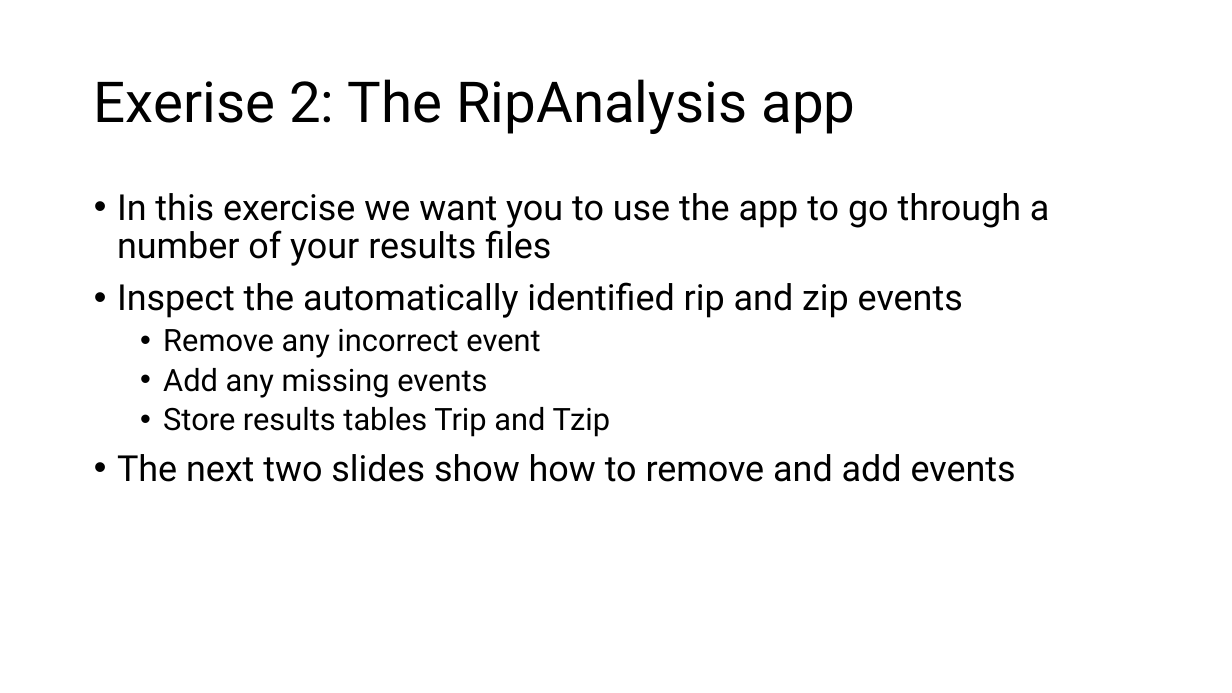
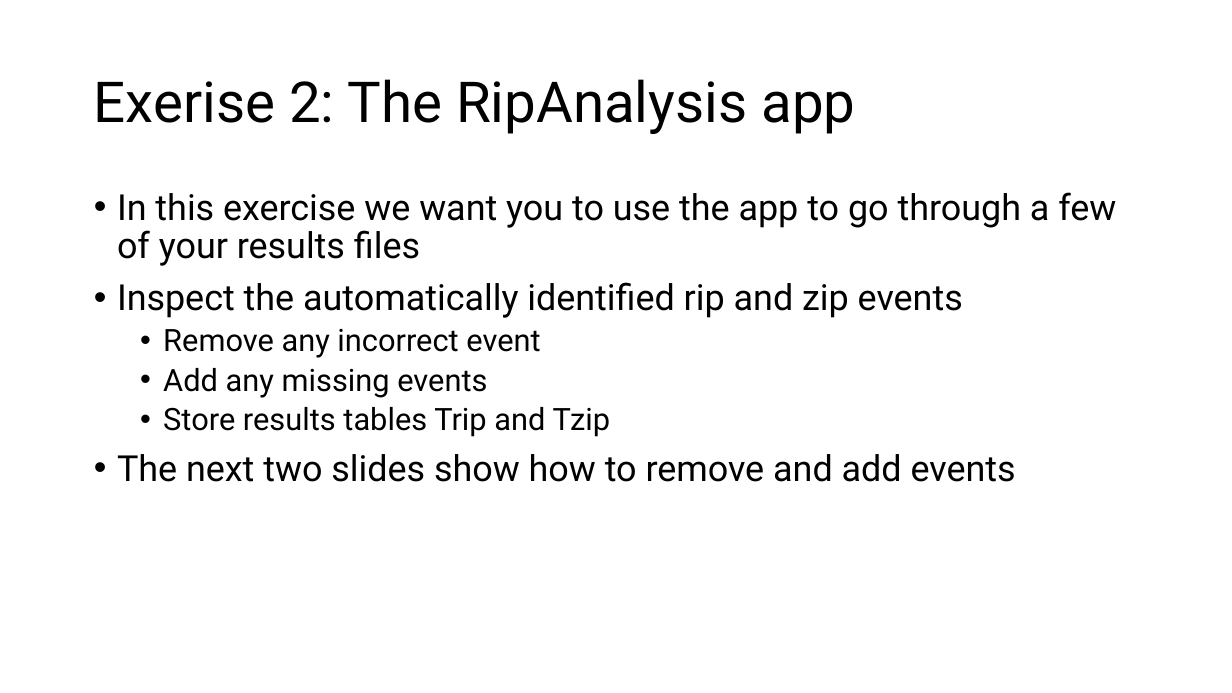
Before and after one commit to are-mj/OpticalTweezers, a slide deck: slide 12 of Summer school 2024/Exercises.pptx (slide 14 before the commit). Drawn at 1232x693 pixels with LibreOffice and Linux fonts; fonts in the diff are those of the drawing. Boxes give left, top, right and bottom in pixels: in the first picture for what was removed or moved away, otherwise in the second. Text is boxed around its words. In the diff, an @@ line names an element or a change of style, - is before the commit and + after.

```diff
--- a/Summer school 2024/Exercises.pptx
+++ b/Summer school 2024/Exercises.pptx
@@ text at [117,192,1116,266]: text changed @@
-• In this exercise we want you to use the app to go through a number of your results files
+• In this exercise we want you to use the app to go through a few of your results files
```
Also in this commit, not shown: 1 other slide changed, 2 slides removed, 2 other files.
